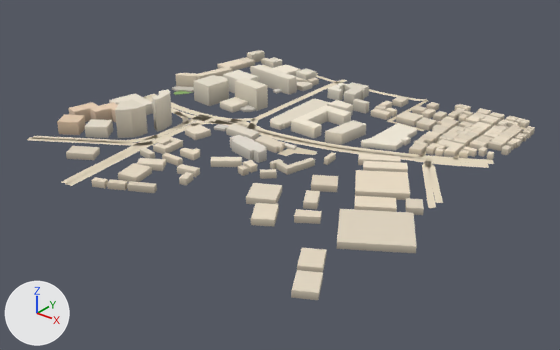
Before and after pictures for a commit that changed the glTF model public/assets/bengaluru-region-v1/tiles/t6_-2-l1.glb.
Before and after are seen from a 50 mm camera at (3832.0, -1467.0, 397.0) aimed at (3277.0, -774.0, -33.0). The lights are fixed; the arrows at lower left show +X, +Y and +Z. The first picture is the older version. Vertices at exactly the same position are counted once.

Objects in the first picture: 'building', 'ground'.
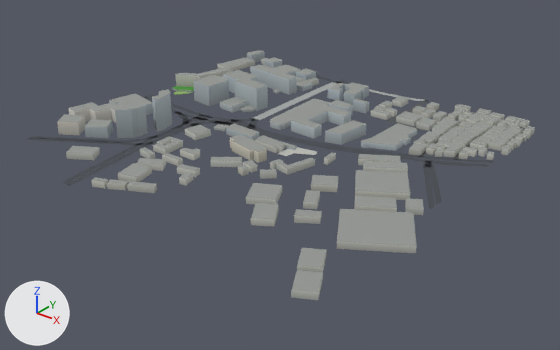
Changed parts and their boxes (x1, y1, x2, y2) in the pictures (560 x 350 px; the box of a moved part takes in the faces that stretch with it):
'ground', reshaped
    before: (27, 69, 526, 209)
    after: (26, 73, 526, 209)
part 1 of me_building, recoloured (darker)
    both: (57, 50, 535, 300)
part 2 of me_ground, moved or reshaped
    before: (186, 110, 212, 118)
    after: (186, 110, 210, 117)
part 3 of me_ground, moved or reshaped
    before: (255, 82, 338, 120)
    after: (253, 82, 339, 120)
part 4 of me_ground, added
    after: (147, 128, 176, 141)
part 5 of me_ground, moved or reshaped
    before: (173, 111, 200, 119)
    after: (175, 112, 198, 119)
part 6 of me_ground, rebuilt
    before: (208, 115, 494, 164)
    after: (209, 116, 494, 163)
part 7 of me_ground, rebuilt
    before: (252, 129, 429, 163)
    after: (255, 130, 428, 162)
part 8 of me_ground, rebuilt
    before: (31, 135, 159, 143)
    after: (32, 135, 158, 143)
part 9 of me_ground, rebuilt
    before: (195, 117, 223, 123)
    after: (196, 117, 221, 123)
part 10 of me_ground, rebuilt
    before: (27, 137, 139, 146)
    after: (26, 138, 139, 145)
part 11 of me_ground, rebuilt
    before: (143, 96, 178, 113)
    after: (145, 96, 178, 113)
part 12 of me_ground, rebuilt (7% narrower)
    before: (147, 94, 190, 112)
    after: (149, 94, 189, 111)
part 13 of me_ground, rebuilt (29% shorter)
    before: (461, 162, 489, 168)
    after: (461, 163, 489, 167)
part 14 of me_ground, moved or reshaped
    before: (62, 120, 194, 186)
    after: (63, 122, 188, 186)
part 15 of me_ground, moved or reshaped
    before: (422, 159, 461, 209)
    after: (422, 160, 461, 209)
part 16 of me_ground, recoloured
    both: (144, 74, 526, 192)

Diff of the bpy script that builds the scene:
```diff
--- a/public/assets/bengaluru-region-v1/tiles/t6_-2-l1.glb.py
+++ b/public/assets/bengaluru-region-v1/tiles/t6_-2-l1.glb.py
@@ me_building @@
-me_building.from_pydata(...)  # 1931 vertices, 2528 faces; spans x -13.0..531.0, y -15.0..506.0, z 0.0..45.0
+me_building.from_pydata(...)  # 1931 vertices, 3104 faces; spans x -13.0..531.0, y -15.0..506.0, z 0.0..45.0
+# me_building part 1: 2528 kept faces spanning x -13.0..531.0, y -15.0..506.0, z 0.0..45.0 get new vertex colours
+# edits to the shape of me_building do not show in these pictures
 me_building.materials.append(mat_building)
@@ me_ground @@
-me_ground.from_pydata(...)  # 561 vertices, 451 faces; spans x -3.0..503.0, y -1.0..504.0, z 1.0
+me_ground.from_pydata(...)  # 566 vertices, 456 faces; spans x 0.0..500.0, y 0.0..500.0, z 1.0
+# me_ground part 2: the loose piece of 12 vertices spanning x 90.0..130.0, y 245.0..261.0, z 1.0 is scaled about its middle by (0.999, 0.597, 1)
+# me_ground part 3: the loose piece of 28 vertices spanning x 179.0..190.0, y 286.0..482.0, z 1.0 is scaled about its middle by (1.35, 1, 1)
+# me_ground part 4: the loose piece of 8 vertices spanning x 118.0..130.0, y 144.0..193.0, z 1.0 is copied, and the copy is scaled about its middle by (0.703, 1, 1); it spans x 120.0..128.0, y 144.0..193.0, z 1.0
+# me_ground part 5: the loose piece of 10 vertices spanning x 81.0..121.0, y 232.0..246.0, z 1.0 is scaled about its middle by (0.999, 0.594, 1)
+# me_ground part 6: the loose piece of 50 vertices spanning x 129.0..503.0, y 249.0..365.0, z 1.0 is rebuilt with 50 vertices and now spans x 129.0..500.0, y 251.0..364.0, z 1.0
+# me_ground part 7: the loose piece of 30 vertices spanning x 203.0..439.0, y 247.0..319.0, z 1.0 is rebuilt with 30 vertices and now spans x 203.0..438.0, y 249.0..316.0, z 1.0
+# me_ground part 8: the loose piece of 22 vertices spanning x -3.0..129.0, y 54.0..164.0, z 1.0 is rebuilt with 22 vertices and now spans x 0.0..127.0, y 55.0..163.0, z 1.0
+# me_ground part 9: the loose piece of 14 vertices spanning x 119.0..160.0, y 235.0..255.0, z 1.0 is rebuilt with 14 vertices and now spans x 119.0..160.0, y 237.0..252.0, z 1.0
+# me_ground part 10: the loose piece of 14 vertices spanning x -3.0..128.0, y 47.0..133.0, z 1.0 is rebuilt with 14 vertices and now spans x 0.0..127.0, y 48.0..132.0, z 1.0
+# me_ground part 11: the loose piece of 14 vertices spanning x -1.0..82.0, y 232.0..260.0, z 1.0 is rebuilt with 14 vertices and now spans x 0.0..82.0, y 234.0..257.0, z 1.0
+# me_ground part 12: the loose piece of 10 vertices spanning x -1.0..91.0, y 245.0..271.0, z 1.0 is rebuilt with 10 vertices and now spans x 0.0..91.0, y 248.0..268.0, z 1.0
+# me_ground part 13: the loose piece of 6 vertices spanning x 469.0..503.0, y 325.0..352.0, z 1.0 is rebuilt with 6 vertices and now spans x 471.0..500.0, y 327.0..351.0, z 1.0
+# me_ground part 14: 2 vertices moved from x -3.0..130.0, y 145.0..228.0, z 1.0 to x 0.0..130.0, y 145.0..213.0, z 1.0; 41 vertices removed from x 3.0..155.0, y -1.0..227.0, z 1.0; 33 vertices added at x 0.0..153.0, y 0.0..242.0, z 1.0
+# me_ground part 15: 6 vertices moved from x 435.0..475.0, y 307.0..335.0, z 1.0 to x 435.0..475.0, y 308.0..335.0, z 1.0; 13 vertices removed from x 437.0..503.0, y 207.0..306.0, z 1.0; 13 vertices added at x 437.0..500.0, y 206.0..306.0, z 1.0
+# me_ground part 16: 163 kept faces spanning x 0.0..500.0, y 169.0..500.0, z 1.0 get new vertex colours; the middle colour goes from beige #e9dcc3 to dark grey #45494f
+# other edits to the shape of me_ground do not show in these pictures
 me_ground.materials.append(mat_ground)
```
